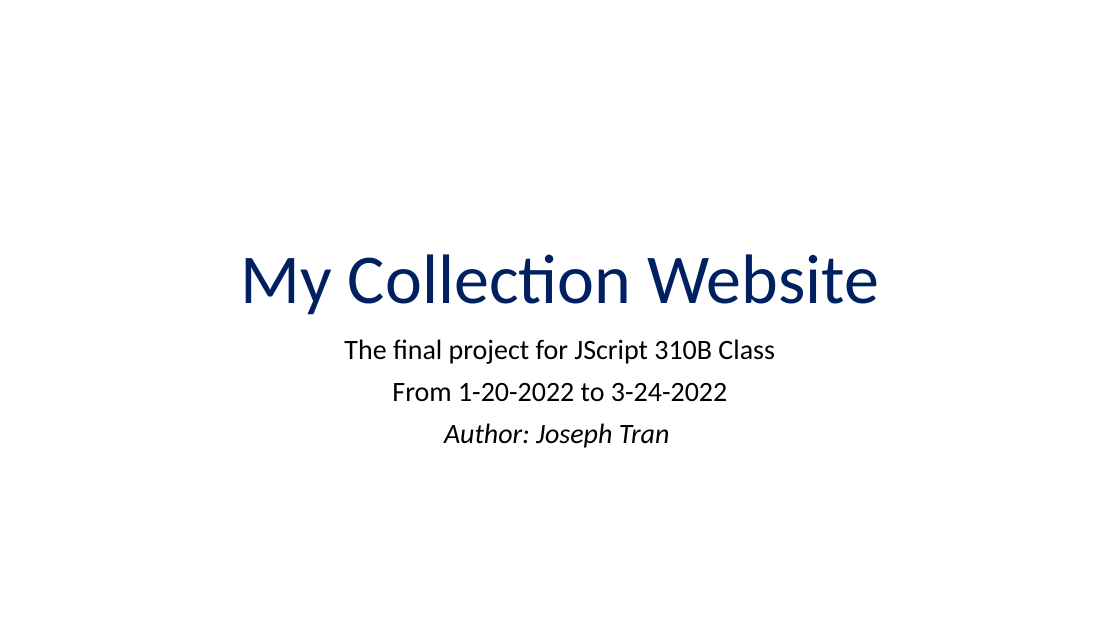
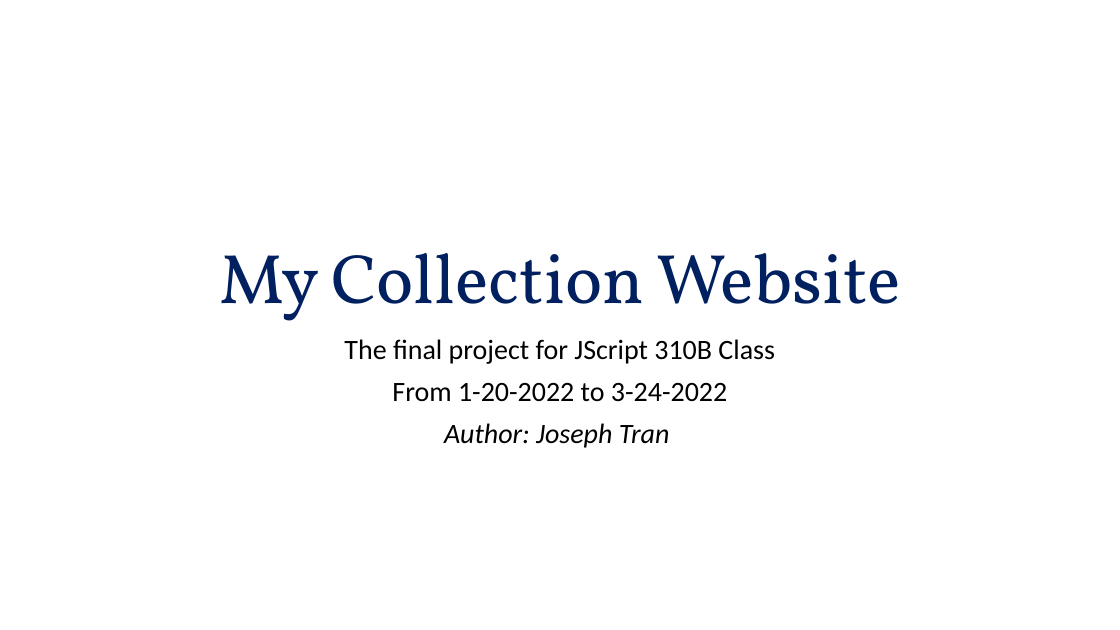
Before and after one commit to ductran67/jscript310B-final, a slide deck: slide 1 of MyCollection.pptx. Drawn at 1120x630 pixels with LibreOffice and Linux fonts; fonts in the diff are those of the drawing. Boxes give left, top, right and bottom in pixels: in the first picture for what was removed or moved away, otherwise in the second. Text is boxed around its words. In the diff, an @@ line names an element or a change of style, - is before the commit and + after.

```diff
--- a/MyCollection.pptx
+++ b/MyCollection.pptx
@@ title "My Collection Website" at (220, 253, 900, 321): font Calibri to Vollkorn @@
```
Also in this commit, not shown: 2 other slides changed, 3 other files.
